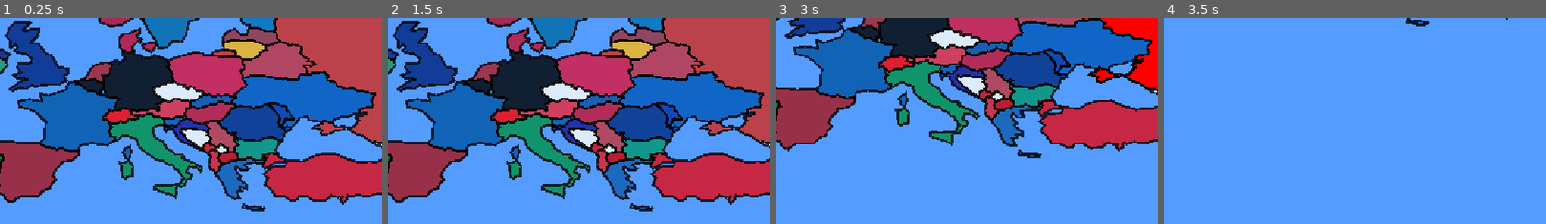
Above: before the commit, frames 1-4 (left to right).
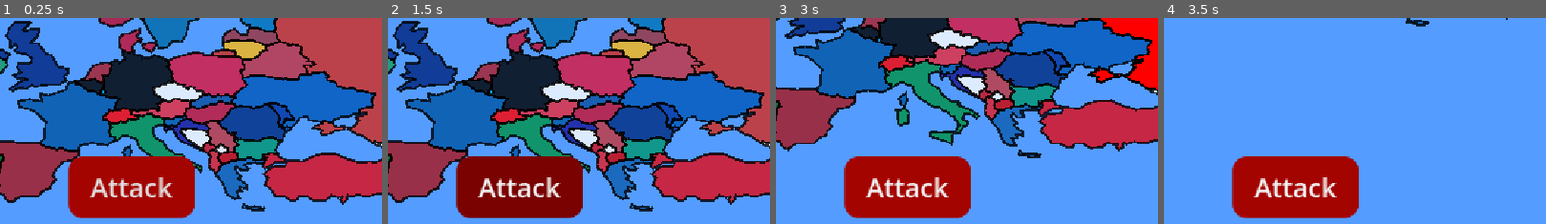
Above: after the commit, the same moments.

Repository: gixerl/OnlyLands
Game: Godot game, scene res://Scenes/selection_screen.tscn
Same seed, same stepped clock (60 frames per second), same inputs: the game is played once before the commit and once after it. This scene is started directly instead of the project's main scene.
Inputs (mouse positions are % of the whole screen's width and height, from its top left):
- Up to frame 1 (0.25 s): no input
- Up to frame 2 (1.5 s): click (52, 91) at 0.5 s, where only the run after the commit has a clickable "Attack"; click (52, 91) at 1.25 s, where only the run after the commit has a clickable "Attack"
- Up to frame 3 (3 s): click (52, 91) at 2 s, where only the run after the commit has a clickable "Attack"; tap Enter at 2.75 s; move the mouse to (72, 47) at 2.77 s; hold S (camera_move_down) from 2.78 s (still down); click (72, 47) at 2.92 s
- Up to frame 4 (3.5 s): keep holding S (camera_move_down)
The pictures show only the part of the screen within x 34-84%, y 50-100%; the shares and areas given below are measured in that part.

The runs differ from the first frame. In frame 1, 9.8% of the frame differs, in the area x 17-51%, y 67-98%; in frame 2, 9.8%; in frame 3, 9.8%; in frame 4, 9.8%.
Error in both runs: Assertion failed. (res://Scenes/country.gd:44)

Commit message:
merge fix

Diff:
--- a/Scenes/Picking_Country.tscn
+++ b/Scenes/Picking_Country.tscn
@@ -130,6 +130,29 @@
 corner_radius_bottom_right = 30
 corner_radius_bottom_left = 30
 
+[sub_resource type="StyleBoxEmpty" id="StyleBoxEmpty_evcnd"]
+
+[sub_resource type="StyleBoxFlat" id="StyleBoxFlat_o56ch"]
+bg_color = Color(0.273873, 0.273873, 0.273873, 1)
+corner_radius_top_left = 30
+corner_radius_top_right = 30
+corner_radius_bottom_right = 30
+corner_radius_bottom_left = 30
+
+[sub_resource type="StyleBoxFlat" id="StyleBoxFlat_lwngr"]
+bg_color = Color(0.381703, 0.381703, 0.381703, 1)
+corner_radius_top_left = 30
+corner_radius_top_right = 30
+corner_radius_bottom_right = 30
+corner_radius_bottom_left = 30
+
+[sub_resource type="StyleBoxFlat" id="StyleBoxFlat_w568w"]
+bg_color = Color(0.381703, 0.381703, 0.381703, 1)
+corner_radius_top_left = 30
+corner_radius_top_right = 30
+corner_radius_bottom_right = 30
+corner_radius_bottom_left = 30
+
 [sub_resource type="StyleBoxEmpty" id="StyleBoxEmpty_w568w"]
 
 [sub_resource type="StyleBoxFlat" id="StyleBoxFlat_evcnd"]
@@ -152,29 +175,6 @@
 corner_radius_top_right = 20
 corner_radius_bottom_right = 20
 corner_radius_bottom_left = 20
-
-[sub_resource type="StyleBoxEmpty" id="StyleBoxEmpty_evcnd"]
-
-[sub_resource type="StyleBoxFlat" id="StyleBoxFlat_o56ch"]
-bg_color = Color(0.273873, 0.273873, 0.273873, 1)
-corner_radius_top_left = 30
-corner_radius_top_right = 30
-corner_radius_bottom_right = 30
-corner_radius_bottom_left = 30
-
-[sub_resource type="StyleBoxFlat" id="StyleBoxFlat_lwngr"]
-bg_color = Color(0.381703, 0.381703, 0.381703, 1)
-corner_radius_top_left = 30
-corner_radius_top_right = 30
-corner_radius_bottom_right = 30
-corner_radius_bottom_left = 30
-
-[sub_resource type="StyleBoxFlat" id="StyleBoxFlat_w568w"]
-bg_color = Color(0.381703, 0.381703, 0.381703, 1)
-corner_radius_top_left = 30
-corner_radius_top_right = 30
-corner_radius_bottom_right = 30
-corner_radius_bottom_left = 30
 
 [node name="Map Country Picker" type="Node2D"]
 script = SubResource("GDScript_w568w")
@@ -311,6 +311,18 @@
 theme_override_styles/normal = SubResource("StyleBoxFlat_xkpn2")
 text = "Exit"
 
+[node name="Settings" type="Button" parent="."]
+offset_left = 672.0
+offset_top = -238.0
+offset_right = 786.0
+offset_bottom = -178.0
+theme_override_font_sizes/font_size = 20
+theme_override_styles/focus = SubResource("StyleBoxEmpty_evcnd")
+theme_override_styles/hover = SubResource("StyleBoxFlat_o56ch")
+theme_override_styles/pressed = SubResource("StyleBoxFlat_lwngr")
+theme_override_styles/normal = SubResource("StyleBoxFlat_w568w")
+text = "Settings"
+
 [node name="Start" type="Button" parent="."]
 offset_left = 589.0
 offset_top = 193.0
@@ -323,23 +335,11 @@
 theme_override_styles/normal = SubResource("StyleBoxFlat_n4ohu")
 text = "Start"
 
-[node name="Settings" type="Button" parent="."]
-offset_left = 672.0
-offset_top = -238.0
-offset_right = 786.0
-offset_bottom = -178.0
-theme_override_font_sizes/font_size = 20
-theme_override_styles/focus = SubResource("StyleBoxEmpty_evcnd")
-theme_override_styles/hover = SubResource("StyleBoxFlat_o56ch")
-theme_override_styles/pressed = SubResource("StyleBoxFlat_lwngr")
-theme_override_styles/normal = SubResource("StyleBoxFlat_w568w")
-text = "Settings"
-
 [node name="Attack" type="Button" parent="."]
-offset_left = 189.0
-offset_top = 251.0
-offset_right = 379.0
-offset_bottom = 343.0
+offset_left = 500.0
+offset_top = 520.0
+offset_right = 690.0
+offset_bottom = 612.0
 theme_override_font_sizes/font_size = 40
 theme_override_styles/focus = SubResource("StyleBoxEmpty_w568w")
 theme_override_styles/hover = SubResource("StyleBoxFlat_evcnd")
--- a/Scenes/selection_screen.tscn
+++ b/Scenes/selection_screen.tscn
@@ -19,7 +19,6 @@
 position = Vector2(1024, 494)
 scale = Vector2(0.222, 0.201)
 
-[node name="Map Country Picker2" parent="CanvasLayer" instance=ExtResource("4_5x0nw")]
-position = Vector2(1667, 36)
+[node name="Map Country Picker" parent="CanvasLayer" instance=ExtResource("4_5x0nw")]
 show_start = false
 show_attack = true
--- a/Scripts/camera_2d.gd
+++ b/Scripts/camera_2d.gd
@@ -9,7 +9,6 @@
 	Zoom(delta)
 	SimplePan(delta)
 	ClickAndDrag()
-
 
 func Zoom(delta):
 	var zoomTargetBefore = zoomTarget
Not shown: 1 places in Scenes/Picking_Country.tscn that only renumber resources
